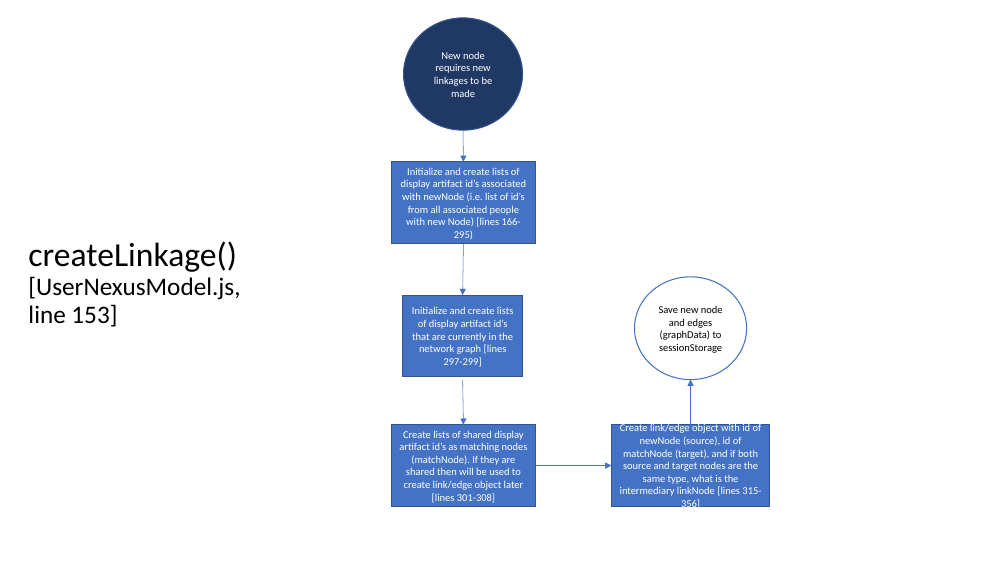
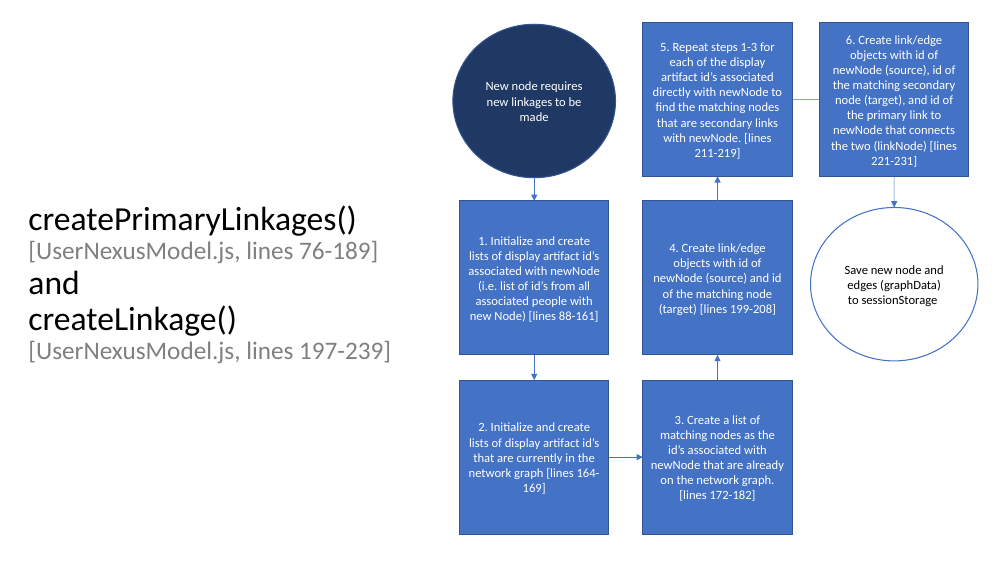
Before and after one commit to ScandinavianSection-UCLA/Nexus2, a slide deck: slide 2 of Documentation/UserNexus/How to Create Edges/UserNexusDocumentation.pptx. Drawn at 1008x567 pixels with LibreOffice and Linux fonts; fonts in the diff are those of the drawing. Boxes give left, top, right and bottom in pixels: in the first picture for what was removed or moved away, otherwise in the second. Text is boxed around its words. In the diff, an @@ line names an element or a change of style, - is before the commit and + after.

```diff
--- a/Documentation/UserNexus/How to Create Edges/UserNexusDocumentation.pptx
+++ b/Documentation/UserNexus/How to Create Edges/UserNexusDocumentation.pptx
@@ ellipse "New node requires new linkages ...": place and size @@
-ellipse "New node requires new linkages ..." at [404, 18, 523, 131]
+ellipse "New node requires new linkages ..." at [453, 24, 616, 178]
@@ ellipse "New node requires new linkages ..." at [453, 24, 616, 178]: size 10 to 12 pt @@
@@ rectangle added at [643, 22, 792, 176], fill #4472C4, outline #325491 1 pt, 12 pt, text #FFFFFF @@
+5. Repeat steps 1-3 for each of the display artifact id’s associated directly with newNode to find the matching nodes that are secondary links with newNode. [lines 211-219]
@@ rectangle added at [820, 23, 969, 177], fill #4472C4, outline #325491 1 pt, 12 pt, text #FFFFFF @@
+6. Create link/edge objects with id of newNode (source), id of the matching secondary node (target), and id of the primary link to newNode that connects the two (linkNode) [lines 221-231]
@@ arrow added from (792, 99) to (835, 100), #4472C4 0.5 pt @@
@@ arrow moved from (464, 130) - (464, 162) to (535, 178) - (535, 201) @@
@@ arrow moved from (690, 425) - (690, 380) to (718, 201) - (718, 176) @@
@@ arrow added from (895, 177) to (895, 207), #4472C4 0.5 pt @@
@@ title at [28, 205, 391, 363]: text changed; text colour #000000 to #808080 @@
-createLinkage()
-[UserNexusModel.js, line 153]
+createPrimaryLinkages()
+[UserNexusModel.js, lines 76-189]
+and
+createLinkage()
+[UserNexusModel.js, lines 197-239]
@@ rectangle "1. Initialize and create lists ...": place and size @@
-rectangle "1. Initialize and create lists ..." at [392, 162, 536, 243]
+rectangle "1. Initialize and create lists ..." at [460, 201, 609, 355]
@@ rectangle "4. Create link/edge objects with ...": place and size @@
-rectangle "4. Create link/edge objects with ..." at [612, 425, 770, 507]
+rectangle "4. Create link/edge objects with ..." at [643, 201, 792, 355]
@@ ellipse "Save new node and edges ..." at [811, 207, 978, 361]: size 10 to 12 pt @@
@@ ellipse "Save new node and edges ...": place and size @@
-ellipse "Save new node and edges ..." at [634, 277, 746, 380]
+ellipse "Save new node and edges ..." at [811, 207, 978, 361]
@@ text in rectangle at [468, 236, 599, 322]: text changed; size 10 to 12 pt @@
-Initialize and create lists of display artifact id’s associated with newNode (i.e. list of id’s from all associated people with new Node) [lines 166-295)
+1. Initialize and create lists of display artifact id’s associated with newNode (i.e. list of id’s from all associated people with new Node) [lines 88-161]
@@ text in rectangle at [653, 243, 782, 315]: text changed; size 10 to 12 pt @@
-Create link/edge object with id of newNode (source), id of matchNode (target), and if both source and target nodes are the same type, what is the intermediary linkNode [lines 315-356]
+4. Create link/edge objects with id of newNode (source) and id of the matching node (target) [lines 199-208]
@@ arrow moved from (464, 243) - (463, 295) to (535, 355) - (535, 380) @@
@@ arrow added from (718, 380) to (718, 355), #4472C4 0.5 pt @@
@@ rectangle "2. Initialize and create lists ...": place and size @@
-rectangle "2. Initialize and create lists ..." at [403, 295, 523, 377]
+rectangle "2. Initialize and create lists ..." at [460, 380, 609, 535]
@@ arrow removed from (463, 380) to (464, 425) @@
@@ rectangle "3. Create a list of ...": place and size @@
-rectangle "3. Create a list of ..." at [392, 425, 536, 507]
+rectangle "3. Create a list of ..." at [643, 380, 792, 535]
@@ text in rectangle at [651, 415, 784, 501]: text changed; size 10 to 12 pt @@
-Create lists of shared display artifact id’s as matching nodes (matchNode). If they are shared then will be used to create link/edge object later [lines 301-308]
+3. Create a list of matching nodes as the id’s associated with newNode that are already on the network graph.
+[lines 172-182]
@@ text in rectangle at [469, 422, 600, 494]: text changed; size 10 to 12 pt @@
-Initialize and create lists of display artifact id’s that are currently in the network graph [lines 297-299]
+2. Initialize and create lists of display artifact id’s that are currently in the network graph [lines 164-169]
@@ arrow moved from (535, 466) - (612, 466) to (609, 457) - (643, 457) @@
```
Also in this commit, not shown: 5 other slides changed, 2 slides removed.
